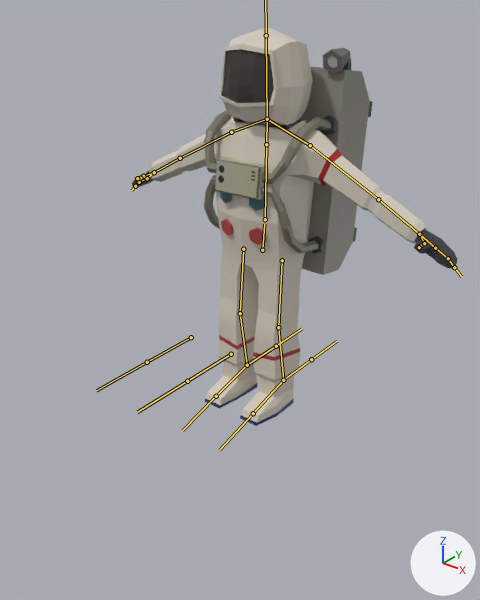
Renders of the FBX model Assets/_Models/_NPC/Astronauta.fbx from each side of a commit.
Both versions are drawn from a 50 mm camera at (1.38, -1.835, 1.534) aimed at (0.104, -0.24, 0.545). Lighting does not change. The marker at lower right points along +X, +Y and +Z. The bones that bend it are drawn over the model as lines.

Objects in the first picture: 'Astronauta', 'Lanternas2', 'LuzLanterna2', 'Mochila'.
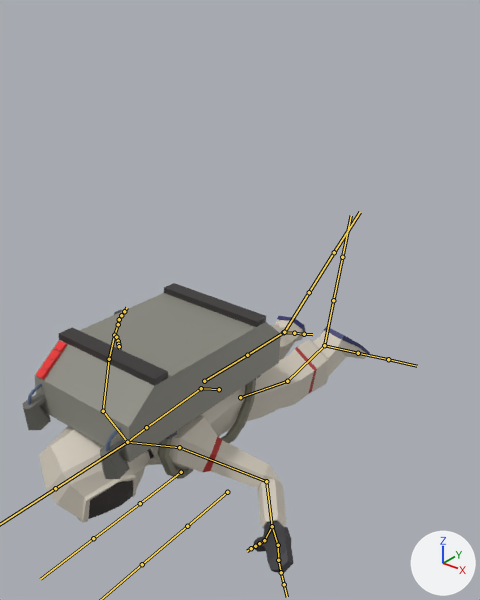
The newer file adds an action. The first version stands in its rest pose; the second is drawn at frame 20 of the action 'Armação|Armação|Armação|Die'.

What differs and where, as boxes (x1, y1, x2, y2) in the pictures (480 x 600 px):
'Astronauta', posed (34% shorter): before (132, 27, 457, 426); after (39, 310, 370, 573)
'Mochila', posed (46% wider): before (204, 67, 373, 275); after (34, 283, 281, 479)
'Lanternas2', posed (7% wider, 96% taller): before (323, 48, 351, 74); after (100, 427, 130, 479)
'Lanternas', posed (not visible before): after (23, 384, 51, 430)
'LuzesMochila', posed (not visible before): after (36, 340, 67, 380)
'LuzLanterna2', posed (not visible afterwards): before (327, 56, 338, 68)
bone 'base', root to tip: before (262, 250) to (264, 224); after (219, 389) to (203, 388)
bone 'espinha', root to tip: before (265, 219) to (266, 144); after (201, 388) to (146, 427)
bone 'cabeca', root to tip: before (267, 119) to (266, 35); after (127, 442) to (55, 488)
bone 'bicep.L', root to tip: before (310, 145) to (378, 199); after (179, 447) to (266, 481)
bone 'antbraco.L', root to tip: before (378, 199) to (419, 234); after (266, 481) to (272, 526)
bone 'ombro.R', root to tip: before (267, 119) to (231, 132); after (127, 442) to (103, 411)
bone 'bicep.R', root to tip: before (231, 132) to (180, 158); after (103, 411) to (109, 359)
bone 'antbraco.R', root to tip: before (180, 158) to (154, 172); after (109, 359) to (114, 335)
bone 'coxa.L', root to tip: before (282, 260) to (278, 327); after (240, 397) to (287, 381)
bone 'canela.L', root to tip: before (278, 327) to (283, 380); after (287, 381) to (324, 345)
bone 'pe.L', root to tip: before (283, 380) to (253, 413); after (324, 345) to (358, 353)
bone 'coxa.R', root to tip: before (243, 249) to (240, 313); after (204, 381) to (247, 355)
bone 'canela.R', root to tip: before (240, 313) to (247, 365); after (247, 355) to (283, 332)
bone 'pe.R', root to tip: before (247, 365) to (216, 396); after (283, 332) to (294, 333)

The change in detail:
Bone 'base' (bone_base) moves from (0.0, 0.0, 0.0) to (0.0, -0.503, 0.212).
Bone 'base' (bone_base) turns from (0, 0, 0) to (66, 0, 0) degrees about its own x, y and z.
Bone 'espinha' (bone_espinha) turns from (0, 0, 0) to (27, 0, 0) degrees about its own x, y and z.
Bone 'cabeca' (bone_cabeca) turns from (0, 0, 0) to (0, 57, 8) degrees about its own x, y and z.
Bone 'bicep.L' (bone_bicep_l) turns from (0, 0, 0) to (26, 13, 2) degrees about its own x, y and z.
Bone 'antbraco.L' (bone_antbraco_l) turns from (0, 0, 0) to (-16, -32, 89) degrees about its own x, y and z.
Bone 'ombro.R' (bone_ombro_r) turns from (0, 0, 0) to (1, 0, -6) degrees about its own x, y and z.
Bone 'bicep.R' (bone_bicep_r) turns from (0, 0, 0) to (-3, -6, 25) degrees about its own x, y and z.
Bone 'antbraco.R' (bone_antbraco_r) turns from (0, 0, 0) to (3, 3, 1) degrees about its own x, y and z.
Bone 'coxa.L' (bone_coxa_l) turns from (0, 0, 0) to (-16, -4, 6) degrees about its own x, y and z.
Bone 'canela.L' (bone_canela_l) turns from (0, 0, 0) to (-8, 0, -1) degrees about its own x, y and z.
Bone 'pe.L' (bone_pe_l) turns from (0, 0, 0) to (-46, 10, 10) degrees about its own x, y and z.
Bone 'coxa.R' (bone_coxa_r) turns from (0, 0, 0) to (-25, 2, 0) degrees about its own x, y and z.
Bone 'canela.R' (bone_canela_r) turns from (0, 0, 0) to (13, 0, -1) degrees about its own x, y and z.
Bone 'pe.R' (bone_pe_r) turns from (0, 0, 0) to (-57, -12, -8) degrees about its own x, y and z.
